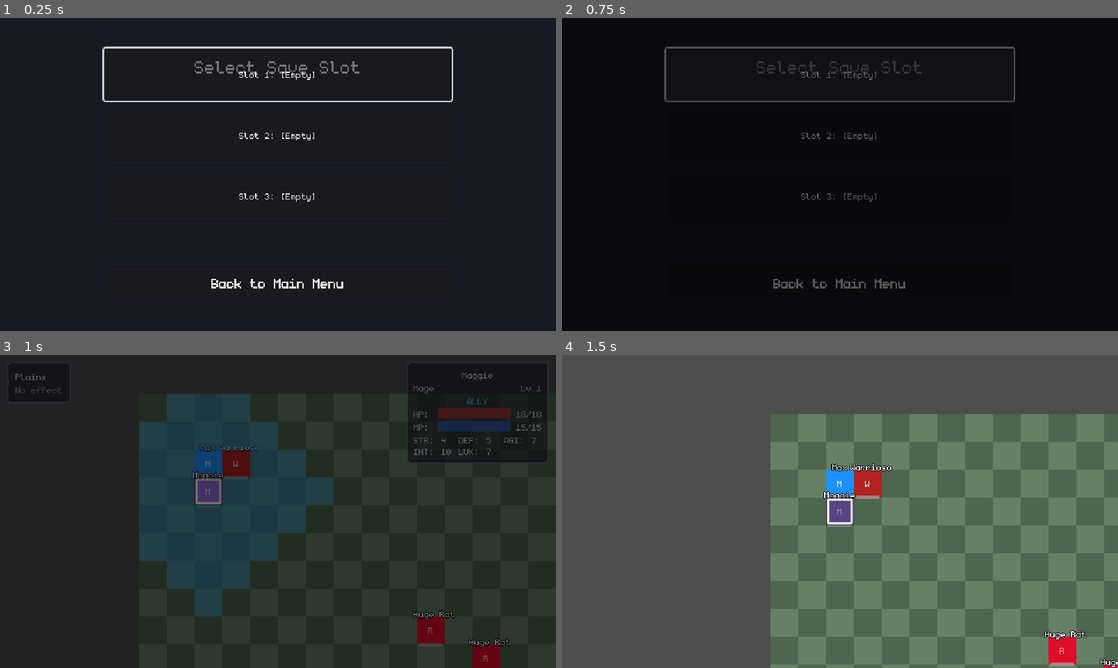
Above: before the commit, frames 1-4 (two rows, left to right).
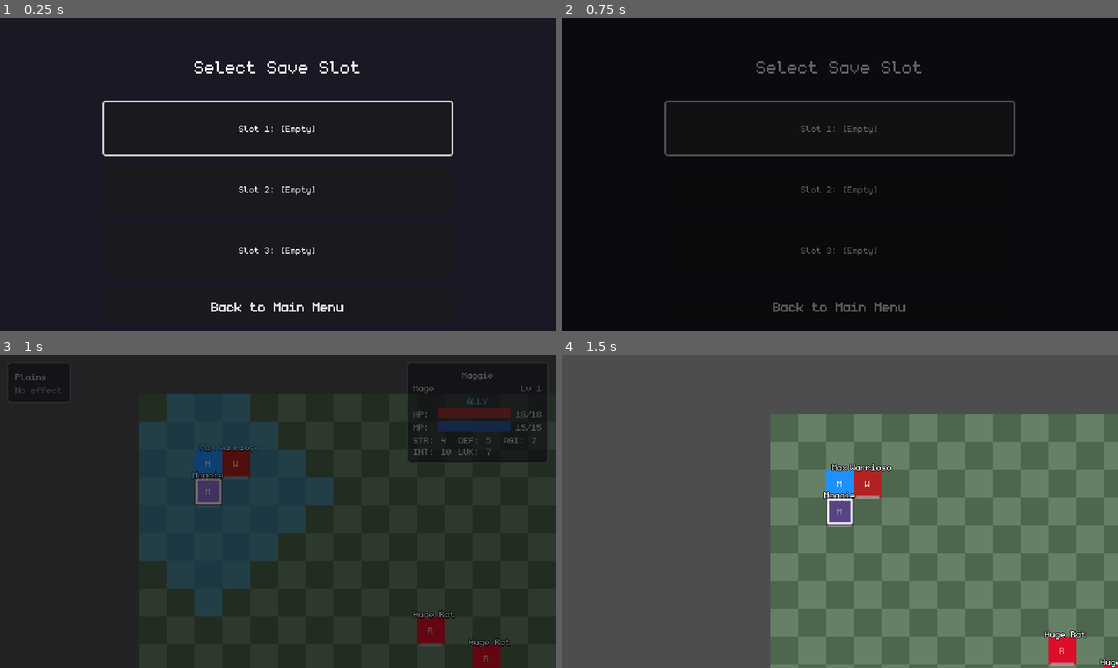
Above: after the commit, the same moments.

Repository: NobleDarkGames/thesparklingfarce
Game: Godot game, scene res://mods/_base_game/scenes/ui/save_slot_selector.tscn
The game is run twice, just before and just after one commit, with the same random seed, the same clock (stepped at 60 frames per second) and the same inputs. This scene is started directly instead of the project's main scene.
Inputs (mouse positions are in pixels of both pictures, inside the frame that each line leads up to):
- Up to frame 1 (0.25 s): no input
- Up to frame 2 (0.75 s): click "Slot 1: [Empty]" at 0.5 s
- Up to frame 3 (1 s): no input
- Up to frame 4 (1.5 s): tap Enter (sf_confirm) at 1.25 s; move the mouse to (962, 495) at 1.27 s; hold Right (ui_right) from 1.28 s (still down); hold Enter (sf_confirm) from 1.28 s (still down); click (962, 495) at 1.42 s

The runs differ from the first frame. In frame 1, 2.3% of the frame differs, in the area x 18-82%, y 9-94%; in frame 2, 2.3%; in frame 3, nothing differs; in frame 4, nothing differs.

Commit message:
fix: Resolve save slot selector UI overlap issues
- Change CenterContainer to full-stretch anchoring with 90px top offset
  to prevent title/slot overlap
- Remove redundant 20px Spacer (VBoxContainer separation suffices)
- All elements now fit properly within 360p viewport

🤖 Generated with [Claude Code](https://claude.com/claude-code)

Co-Authored-By: Claude <noreply@anthropic.com>

Diff:
--- a/mods/_base_game/scenes/ui/save_slot_selector.tscn
+++ b/mods/_base_game/scenes/ui/save_slot_selector.tscn
@@ -38,15 +38,13 @@
 
 [node name="CenterContainer" type="CenterContainer" parent="."]
 layout_mode = 1
-anchors_preset = 8
-anchor_left = 0.5
-anchor_top = 0.5
-anchor_right = 0.5
-anchor_bottom = 0.5
-offset_left = -200.0
-offset_top = -120.0
-offset_right = 200.0
-offset_bottom = 120.0
+anchors_preset = 15
+anchor_left = 0.0
+anchor_top = 0.0
+anchor_right = 1.0
+anchor_bottom = 1.0
+offset_top = 90.0
+offset_bottom = 0.0
 grow_horizontal = 2
 grow_vertical = 2
 
@@ -59,10 +57,6 @@
 layout_mode = 2
 theme_override_constants/separation = 10
 
-[node name="Spacer" type="Control" parent="CenterContainer/VBoxContainer"]
-custom_minimum_size = Vector2(0, 20)
-layout_mode = 2
-
 [node name="BackButton" type="Button" parent="CenterContainer/VBoxContainer"]
 unique_name_in_owner = true
 custom_minimum_size = Vector2(400, 40)
